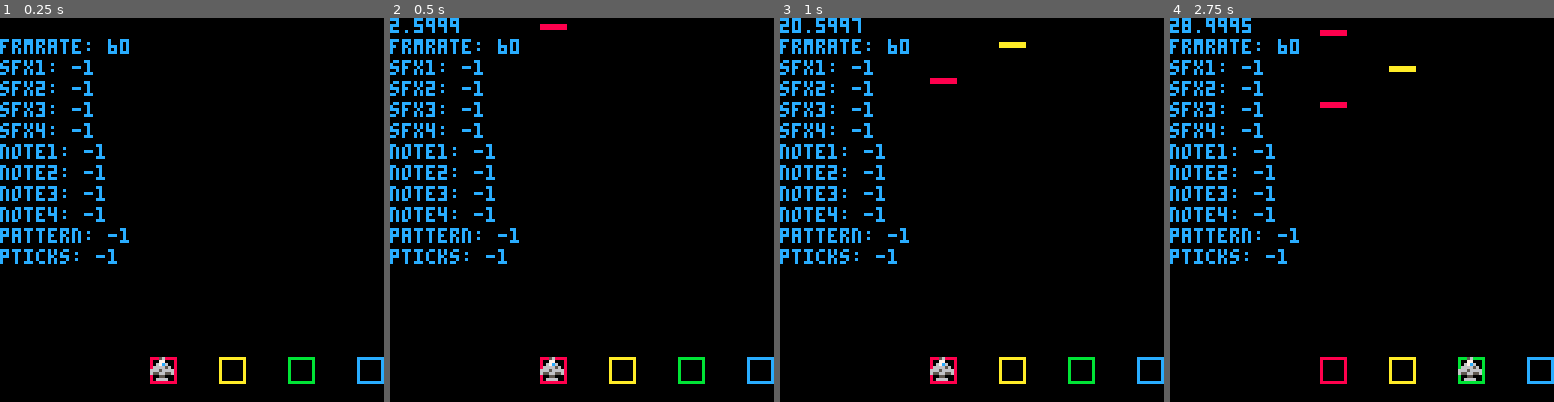
Above: before the commit, frames 1-4 (left to right).
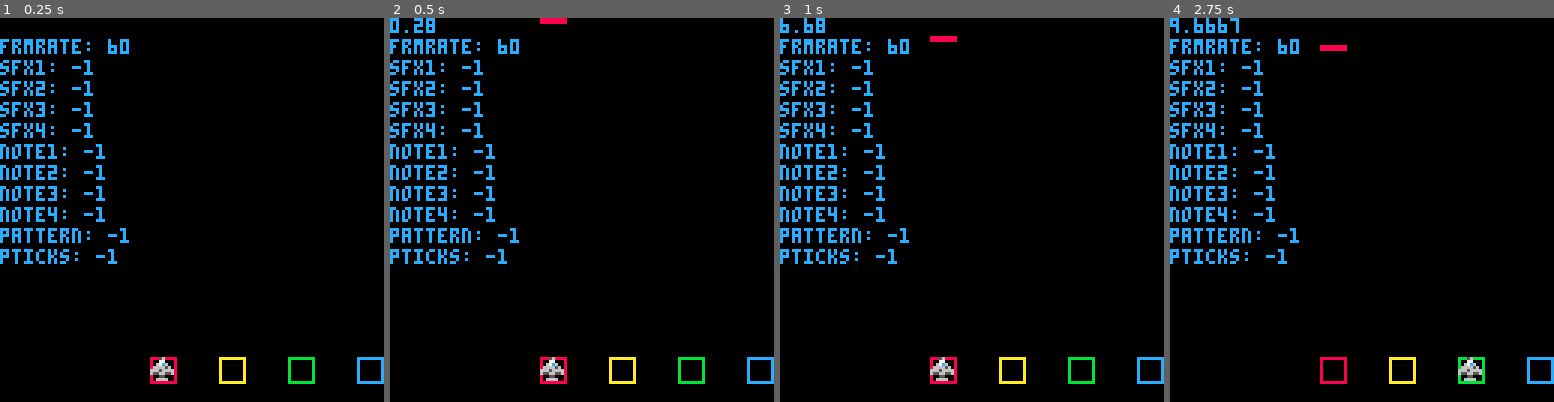
Above: after the commit, the same moments.

Repository: calebbergman/moonshot
Game: PICO-8 cartridge carts/moonbeats.p8
Two runs of this game, one before a commit and one after it. Both use one fixed random seed, a clock stepped at 60 frames per second and the inputs below.
Inputs:
- Up to frame 1 (0.25 s): no input
- Up to frame 2 (0.5 s): tap X (X key) at 0.33 s
- Up to frame 3 (1 s): no input
- Up to frame 4 (2.75 s): tap X (X key) at 1.07, 1.85 s; hold Right 1.6-2.1 s; hold Right from 2.47 s (still down)

Frame 1 is identical in both runs. In frame 2, 0.4% of the frame differs, in the area x 0-47%, y 0-4%; in frame 3, 0.7%; in frame 4, 0.8%, in the area x 0-65%, y 0-24%.

Commit message:
wip: more note timing

Diff:
--- a/src/noteboard.lua
+++ b/src/noteboard.lua
@@ -16,7 +16,8 @@
   end
 
   nb.speed = tunes.get_sfx_speed(patterns[1])
-  nb.bpm = (1 / 128) * 32 * nb.speed
+  nb.bpm = (nb.spread) / ((60 * (1/128) * nb.speed)) -- Hmmm... 🤔
+  printh("BPM: " .. nb.bpm, "debug.txt")
   nb.is_playing = true
  end,
  stop=function()
@@ -31,7 +32,11 @@
   for i=1,#nb.pattern do
    for j=1,32 do
     note = nb.pattern[i][j]
-    note.y += 0.6
+    if (i == 1 and j == 1) then
+      printh("TICK: " .. time() .. ", Y: " .. note.y, "debug.txt")
+    end
+    -- note.y += 0.6
+    note.y += nb.bpm
     if (not nb.start_music and note.y >= lane.mid) then
      start_the_music = true
     end
Not shown, changed: the sound effects (__sfx__) section of carts/moonbeats.p8
